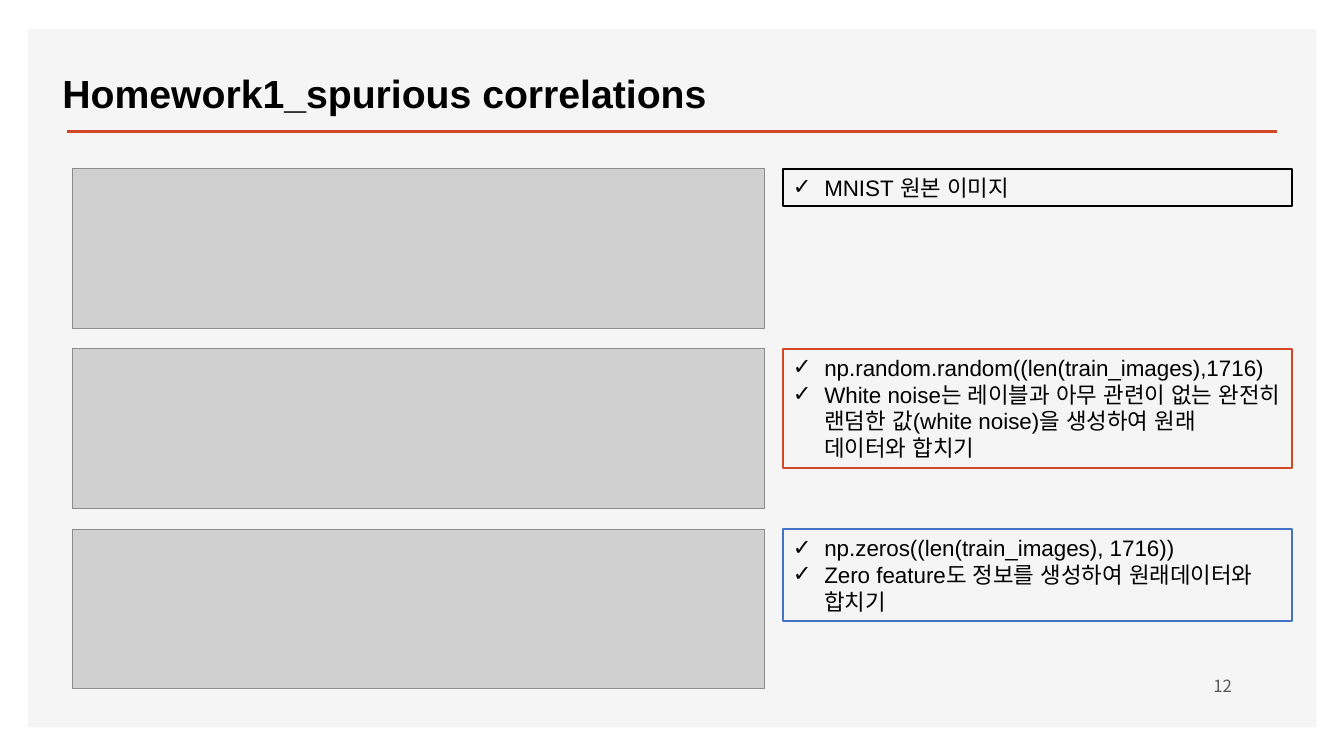
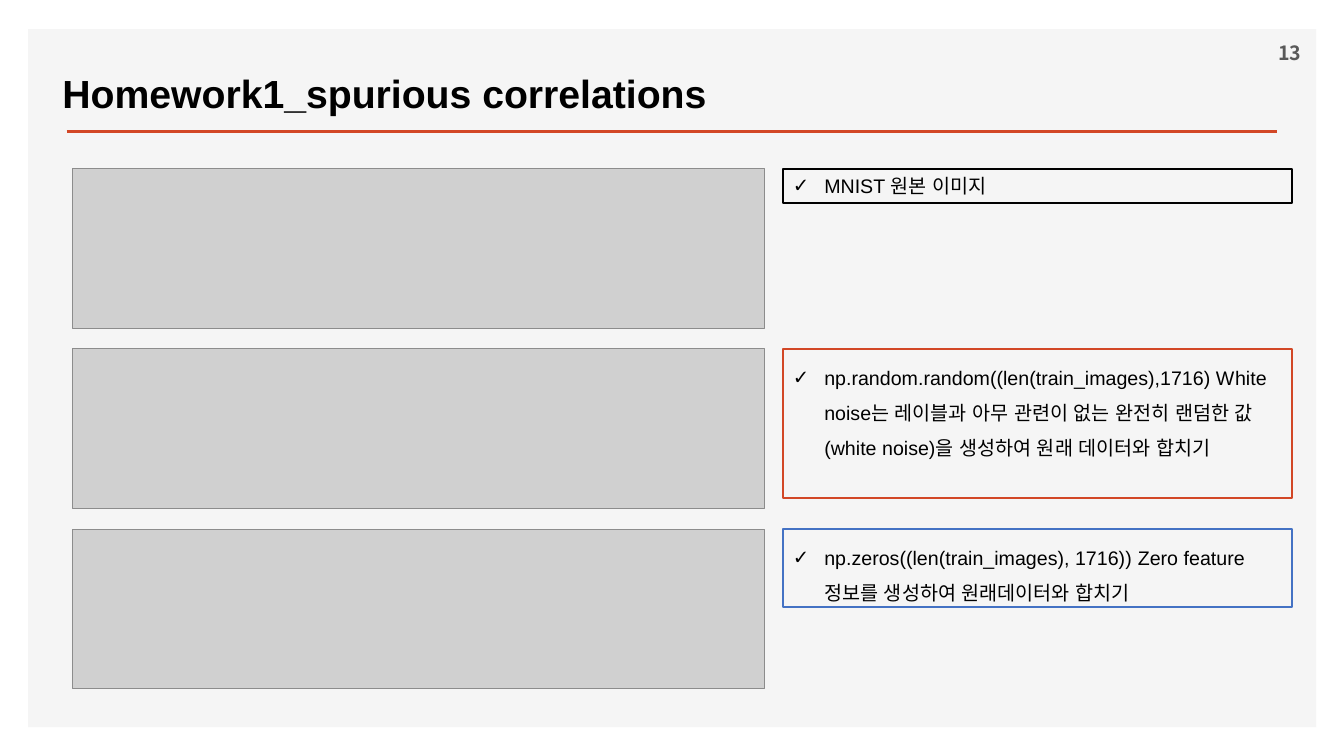
Before and after one commit to ancestor9/2026_Fall_Deep-Learning-with-Python, a slide deck: slide 13 of Chapter 05 Fundamentals of machine learning.pptx (slide 12 before the commit). Drawn at 1344x756 pixels with LibreOffice and Linux fonts; fonts in the diff are those of the drawing; grey boxes stand for pictures; background and template pictures are left out. Boxes give left, top, right and bottom in pixels: in the first picture for what was removed or moved away, otherwise in the second. Text is boxed around its words. In the diff, an @@ line names an element or a change of style, - is before the commit and + after.

```diff
--- a/Chapter 05 Fundamentals of machine learning.pptx
+++ b/Chapter 05 Fundamentals of machine learning.pptx
@@ page number added at <box>1278,45,1301,60</box>, 14 pt, text #595959, bold @@
+13
@@ rectangle "MNIST 원본 이미지" at <box>783,168,1294,203</box>: size 16 to 14 pt @@
@@ rectangle "np.random.random((len(train_images),1716) White noise는 레이블과  ...": place and size @@
-rectangle "np.random.random((len(train_images),1716) White noise는 레이블과  ..." at <box>783,349,1294,468</box>
+rectangle "np.random.random((len(train_images),1716) White noise는 레이블과  ..." at <box>783,349,1294,498</box>
@@ text in rectangle at <box>824,370,1267,459</box>: text changed; size 16 to 14 pt @@
-✓ np.random.random((len(train_images),1716)
-✓ White noise는 레이블과 아무 관련이 없는 완전히 랜덤한 값(white noise)을 생성하여 원래 데이터와 합치기
+✓ np.random.random((len(train_images),1716) White noise는 레이블과 아무 관련이 없는 완전히 랜덤한 값(white noise)을 생성하여 원래 데이터와 합치기
@@ rectangle "np.zeros((len(train_images), 1716)) Zero feature 정보를 ...": place and size @@
-rectangle "np.zeros((len(train_images), 1716)) Zero feature 정보를 ..." at <box>783,529,1294,621</box>
+rectangle "np.zeros((len(train_images), 1716)) Zero feature 정보를 ..." at <box>783,529,1294,607</box>
@@ text in rectangle at <box>824,550,1245,602</box>: text changed; size 16 to 14 pt @@
-✓ np.zeros((len(train_images), 1716))
-✓ Zero feature도 정보를 생성하여 원래데이터와 합치기
+✓ np.zeros((len(train_images), 1716)) Zero feature 정보를 생성하여 원래데이터와 합치기
@@ page number removed at <box>1213,679,1232,692</box> @@
-12
```
Also in this commit, not shown: 33 other slides changed, 2 slides added, 1 slide removed.
